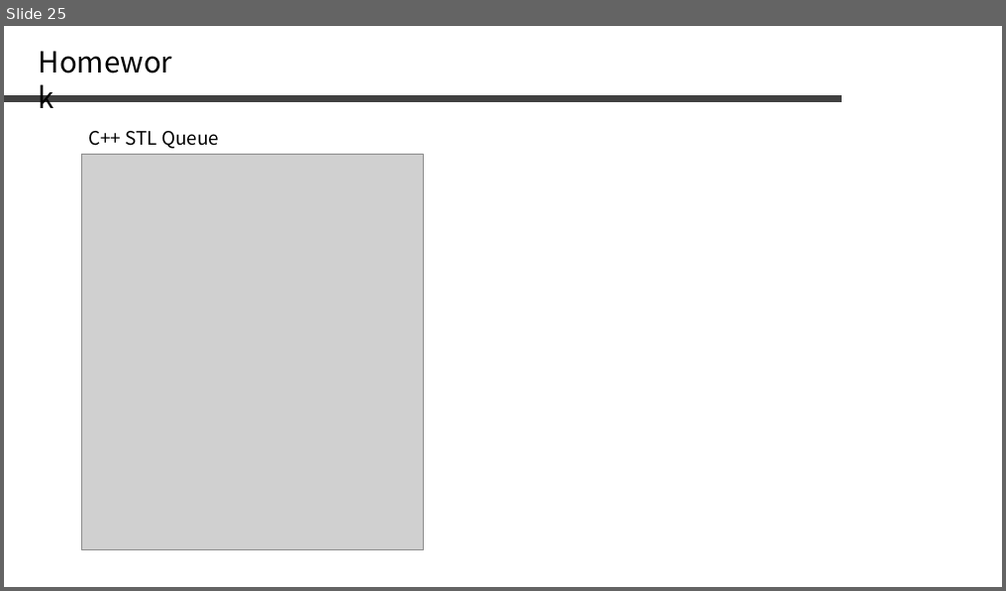
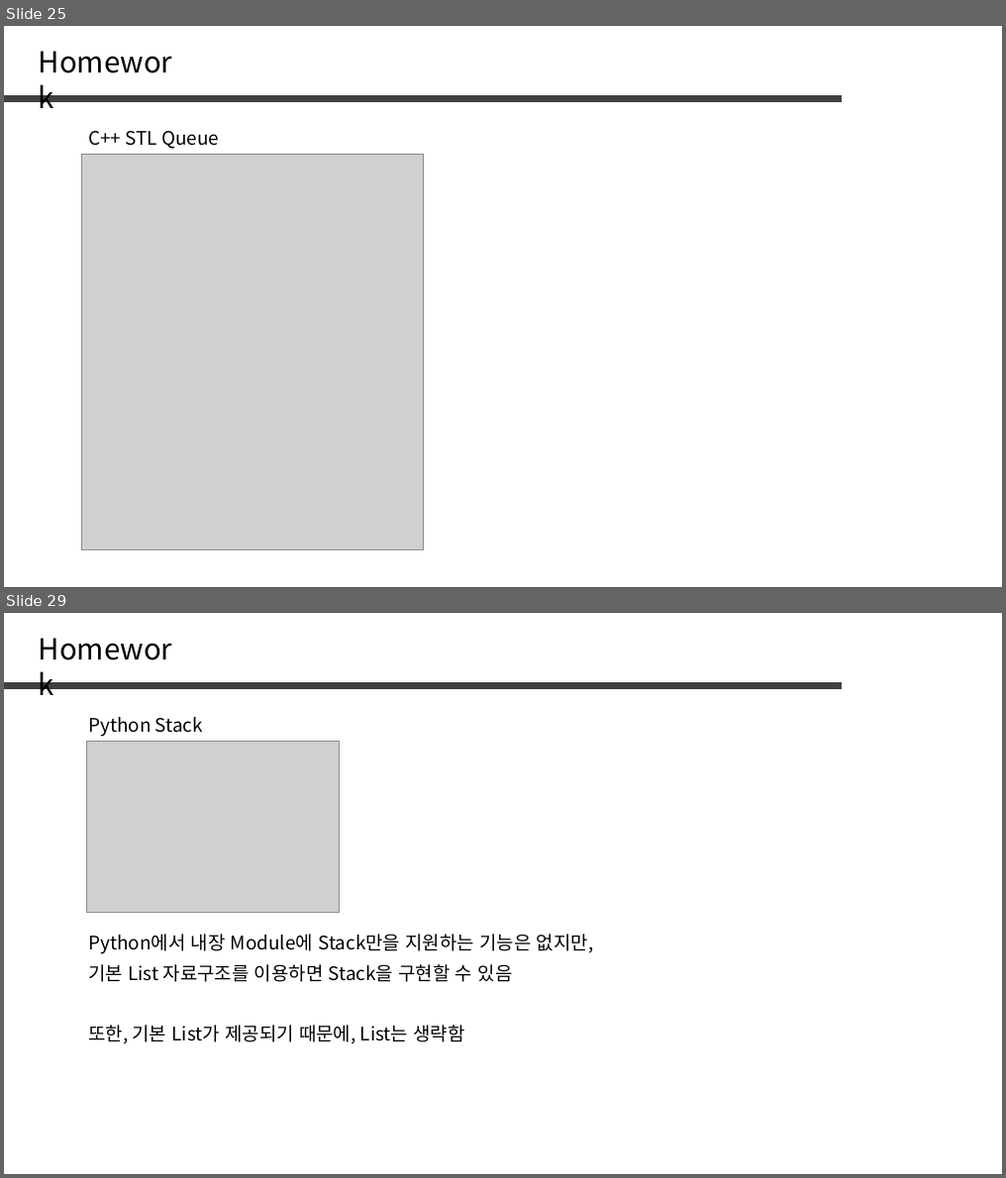
Before and after one commit to jaehoo1/PS-study, a slide deck: study/6_Greedy.pptx. Shown one above the other, each under a label of ours: slide 25 before the commit, slides 25 and 29 after it; the slides between them are not shown. The pictures are 1006x591 and 1006x1178 pixels, drawn with LibreOffice and Linux fonts; fonts in the diff are those of the drawing; grey boxes stand for pictures. Boxes give left, top, right and bottom in pixels: in the first picture for what was removed or moved away, otherwise in the second. Text is boxed around its words. In the diff, an @@ line names an element or a change of style, - is before the commit and + after.

```diff
--- a/study/6_Greedy.pptx
+++ b/study/6_Greedy.pptx
@@ slide 29 added at [4,613,1002,1174], background #FFFFFF @@
@@ text added at [31,627,195,669], 28 pt, text #000000 @@
+Homework
@@ line added from (4, 685) to (843, 685), #404040 6 pt @@
@@ text added at [88,717,203,737], 18 pt, text #000000 @@
+Python Stack
@@ picture added at [87,741,340,912] @@
@@ text added at [88,934,593,955], 18 pt, text #000000 @@
+Python에서 내장 Module에 Stack만을 지원하는 기능은 없지만,
@@ text added at [88,964,513,982], 18 pt, text #000000 @@
+기본 List 자료구조를 이용하면 Stack을 구현할 수 있음
@@ text added at [88,1025,465,1045], 18 pt, text #000000 @@
+또한, 기본 List가 제공되기 때문에, List는 생략함
```
Also in this commit, not shown: 4 other slides added.
